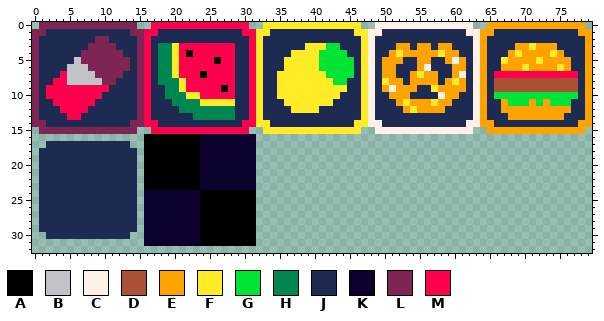
A sprite sheet gets an edit: graphics/tileset.png. This is how it looked before the edit.
The file is 80x48 pixels. Shown: x 0..79, y 0..32.
Palette (. is transparent): A #000000  B #c2c3c7  C #fff1e8  D #ab5236  E #ffa300  F #ffec27  G #00e436  H #008751  J #1d2b53  K #0c002c  L #7e2553  M #ff004d
Pixels before (only the part around the change), first column x 0:
 0 .LLLLLLLLLLLLLL..MMMMMMMMMMMMMM..FFFFFFFFFFFFFF..CCCCCCCCCCCCCC..EEEEEEEEEEEEEE.
 1 LLJJJJJJJJJJJJLLMMJJJJJJJJJJJJMMFFJJJJJJJJJJJJFFCCJJJJJJJJJJJJCCEEJJJJJJJJJJJJEE
 2 LJJJJJJJJLLJJJJLMJJJJJJJJJJJJJJMFJJJJJJJJJJJJJJFCJJJJJJJJJJJJJJCEJJJJJJJJJJJJJJE
 3 LJJJJJJJLLLLJJJLMJHHFMMMMMMMMJJMFJJJJJJFFFGGJJJFCJJJEEJEEJEEJJJCEJJJJEEFEEEJJJJE
 4 LJJJJJJLLLLLLJJLMJHHFMAMMMMMMJJMFJJJJFFFFGGGGJJFCJJEFEEEEEFEEJJCEJJJEFEEEEFEJJJE
 5 LJJJJJBLLLLLLLJLMJHHFMMMMMAMMJJMFJJJFFFFFGGGGGJFCJEEEJJEEJJECEJCEJJFEEEEFEEEEJJE
 6 LJJJJBBBLLLLLLJLMJHHFMMMMMMMMJJMFJJJFFFFFGGGGGJFCJEEJJJECJJJEEJCEJJEEEFEEEEFEJJE
 7 LJJJMBBBBLLLLJJLMJHHFMMMAMMMMJJMFJJFFFFFFFGGGGJFCJEEJJEFEEJJECJCEJMMMMMMMMMMMMJE
 8 LJJMMBBBBBLLJJJLMJHHHFMMMMMMMJJMFJJFFFFFFFFGGJJFCJFEEJEEEEJEFEJCEJDDDDDDDDDDDDJE
 9 LJMMMMMMMMMJJJJLMJJHHFMMMMMAMJJMFJJFFFFFFFFFFJJFCJECEEEJJFEEEEJCEJDDDDDDDDDDDDJE
10 LJMMMMMMMMJJJJJLMJJHHHFFMMMMMJJMFJJFFFFFFFFFJJJFCJJEEEJJJJCEEJJCEJGGGGGGGGGGGGJE
11 LJJMMMMMMJJJJJJLMJJJHHHHFFFFFJJMFJJJFFFFFFFJJJJFCJJJEFEEEFEEJJJCEJJEGGGEGEGGGJJE
12 LJJJMMMMJJJJJJJLMJJJJHHHHHHHHJJMFJJJJFFFFJJJJJJFCJJJJEFEEEEJJJJCEJJEEEEEEEEEEJJE
13 LJJJJMMJJJJJJJJLMJJJJJJHHHHHHJJMFJJJJJJJJJJJJJJFCJJJJJJJJJJJJJJCEJJJEEEEEEEEJJJE
14 LLJJJJJJJJJJJJLLMMJJJJJJJJJJJJMMFFJJJJJJJJJJJJFFCCJJJJJJJJJJJJCCEEJJJJJJJJJJJJEE
15 .LLLLLLLLLLLLLL..MMMMMMMMMMMMMM..FFFFFFFFFFFFFF..CCCCCCCCCCCCCC..EEEEEEEEEEEEEE.
16 ................AAAAAAAAKKKKKKKK................................................
17 ..JJJJJJJJJJJJ..AAAAAAAAKKKKKKKK................................................
18 .JJJJJJJJJJJJJJ.AAAAAAAAKKKKKKKK................................................
19 .JJJJJJJJJJJJJJ.AAAAAAAAKKKKKKKK................................................
20 .JJJJJJJJJJJJJJ.AAAAAAAAKKKKKKKK................................................
21 .JJJJJJJJJJJJJJ.AAAAAAAAKKKKKKKK................................................
22 .JJJJJJJJJJJJJJ.AAAAAAAAKKKKKKKK................................................
23 .JJJJJJJJJJJJJJ.AAAAAAAAKKKKKKKK................................................
24 .JJJJJJJJJJJJJJ.KKKKKKKKAAAAAAAA................................................
25 .JJJJJJJJJJJJJJ.KKKKKKKKAAAAAAAA................................................
26 .JJJJJJJJJJJJJJ.KKKKKKKKAAAAAAAA................................................
27 .JJJJJJJJJJJJJJ.KKKKKKKKAAAAAAAA................................................
28 .JJJJJJJJJJJJJJ.KKKKKKKKAAAAAAAA................................................
29 .JJJJJJJJJJJJJJ.KKKKKKKKAAAAAAAA................................................
30 ..JJJJJJJJJJJJ..KKKKKKKKAAAAAAAA................................................
31 ................KKKKKKKKAAAAAAAA................................................
32 ................................................................................
Now the later version:
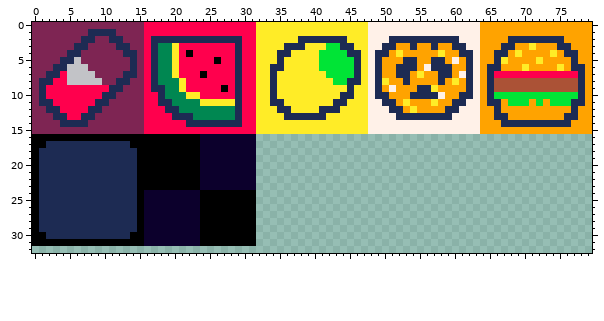
Edits made:
Changed rows in their new state; - is an unchanged pixel.
first column x 0:
 0 L--------------LM--------------MF--------------FC--------------CE--------------E
 1 --LLLLLL----LL----MMMMMMMMMMMM----FFFFFFFFFFFF----CCCCCCCCCCCC----EEEEEEEEEEEE--
 2 -LLLLLL------LL---------------M--FFFFF-------FF--CC----------CC--EEE--------EEE-
 3 -LLLLL--------L---------------M--FFF----------F--C------------C--EE----------EE-
 4 -LLLL-------------------------M--FF------------------------------E------------E-
 5 -LLL--------------------------M--FF------------------------------E------------E-
 6 -LL---------------------------M--F----------------------------------------------
 7 -L----------------------------M--F----------------------------------------------
 8 --------------L---------------M--F----------------------------------------------
 9 -------------LL---------------M--F------------F---------------------------------
10 ------------LLL--M------------M--F------------F---------------------------------
11 -----------LLLL--M------------M--F-----------FF--C------------C-----------------
12 -L--------LLLLL--MM-----------M--FF---------FFF--CC----------CC--E------------E-
13 -LL------LLLLLL--MMM----------M--FFF------FFFFF--CCC--------CCC--E------------E-
14 --LL----LLLLLL----MMMM------------FFFFFFFFFFFF----CCCCCCCCCCCC----E----------E--
15 L--------------LM--------------MF--------------FC--------------CE--------------E
16 AAAAAAAAAAAAAAAA----------------------------------------------------------------
17 AA------------AA----------------------------------------------------------------
18 A--------------A----------------------------------------------------------------
19 A--------------A----------------------------------------------------------------
20 A--------------A----------------------------------------------------------------
21 A--------------A----------------------------------------------------------------
22 A--------------A----------------------------------------------------------------
23 A--------------A----------------------------------------------------------------
24 A--------------A----------------------------------------------------------------
25 A--------------A----------------------------------------------------------------
26 A--------------A----------------------------------------------------------------
27 A--------------A----------------------------------------------------------------
28 A--------------A----------------------------------------------------------------
29 A--------------A----------------------------------------------------------------
30 AA------------AA----------------------------------------------------------------
31 AAAAAAAAAAAAAAAA----------------------------------------------------------------
